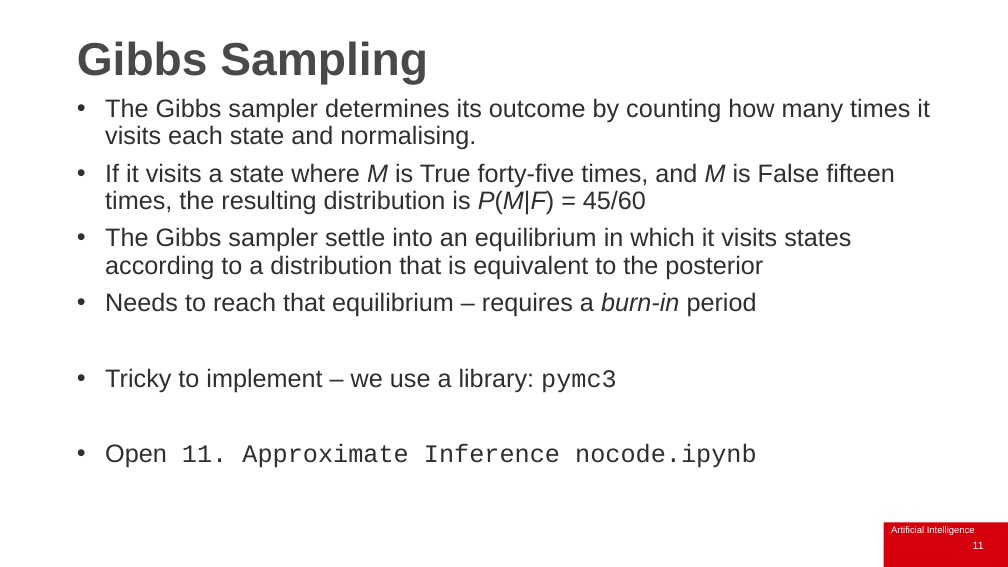
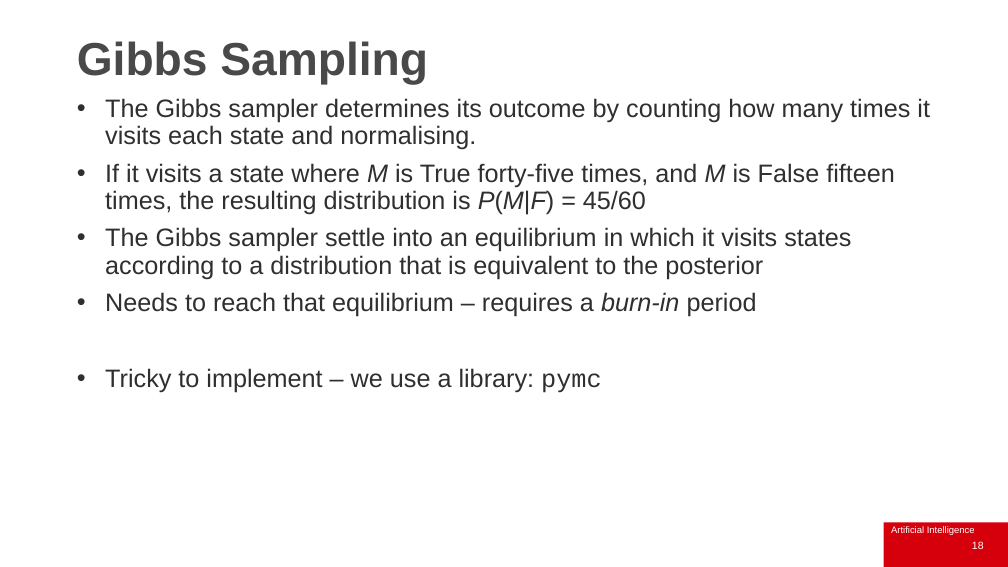
Before and after one commit to IainStyles/Knowledge-Engineering-2025, a slide deck: slide 18 of slides/ECS8052 Week 9 2025-11-17.pptx (slide 11 before the commit). Drawn at 1008x567 pixels with LibreOffice and Linux fonts; fonts in the diff are those of the drawing; background and template pictures are left out. Boxes give left, top, right and bottom in pixels: in the first picture for what was removed or moved away, otherwise in the second. Text is boxed around its words. In the diff, an @@ line names an element or a change of style, - is before the commit and + after.

```diff
--- a/slides/ECS8052 Week 9 2025-11-17.pptx
+++ b/slides/ECS8052 Week 9 2025-11-17.pptx
@@ text at (105, 368, 602, 393): text changed; font Courier New to Arial @@
-• Tricky to implement – we use a library: pymc3
-• Open 11. Approximate Inference nocode.ipynb
+• Tricky to implement – we use a library: pymc
@@ page number at (972, 541, 984, 549): text changed @@
-11
+18
```
Also in this commit, not shown: 4 other slides changed, 8 slides added, 1 slide removed, 9 other files.
